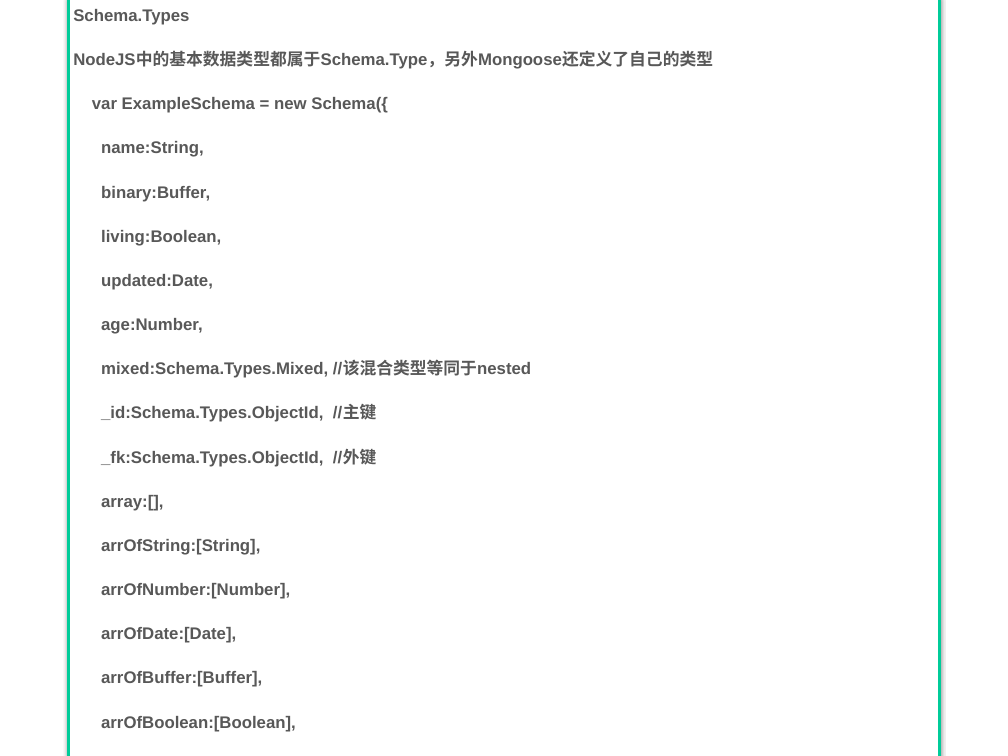
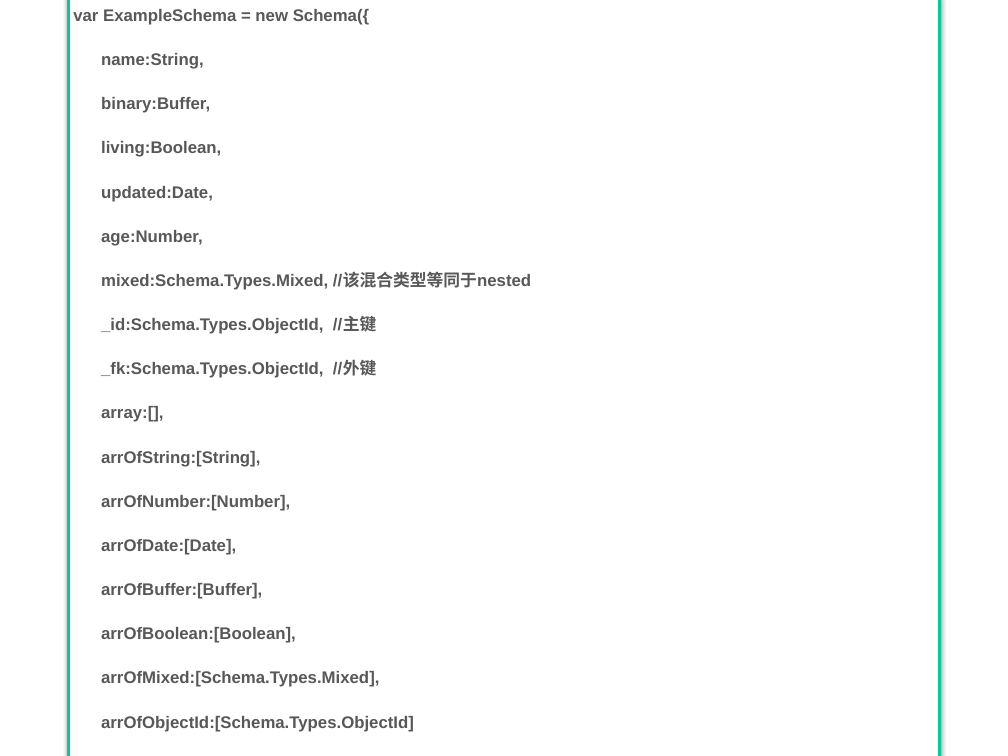
Before and after one commit to hyper570908/demo2, a slide deck: slide 39 of doc/GIot_Session2(win7).pptx (slide 37 before the commit). Drawn at 1008x756 pixels with LibreOffice and Linux fonts; fonts in the diff are those of the drawing; background and template pictures are left out. Boxes give left, top, right and bottom in pixels: in the first picture for what was removed or moved away, otherwise in the second. Text is boxed around its words. In the diff, an @@ line names an element or a change of style, - is before the commit and + after.

```diff
--- a/doc/GIot_Session2(win7).pptx
+++ b/doc/GIot_Session2(win7).pptx
@@ text at (73,9,713,69): paragraphs removed @@
-Schema.Types
-NodeJS中的基本数据类型都属于Schema.Type，另外Mongoose还定义了自己的类型
```
Also in this commit, not shown: 7 other slides changed, 2 slides added, 2 other files.
